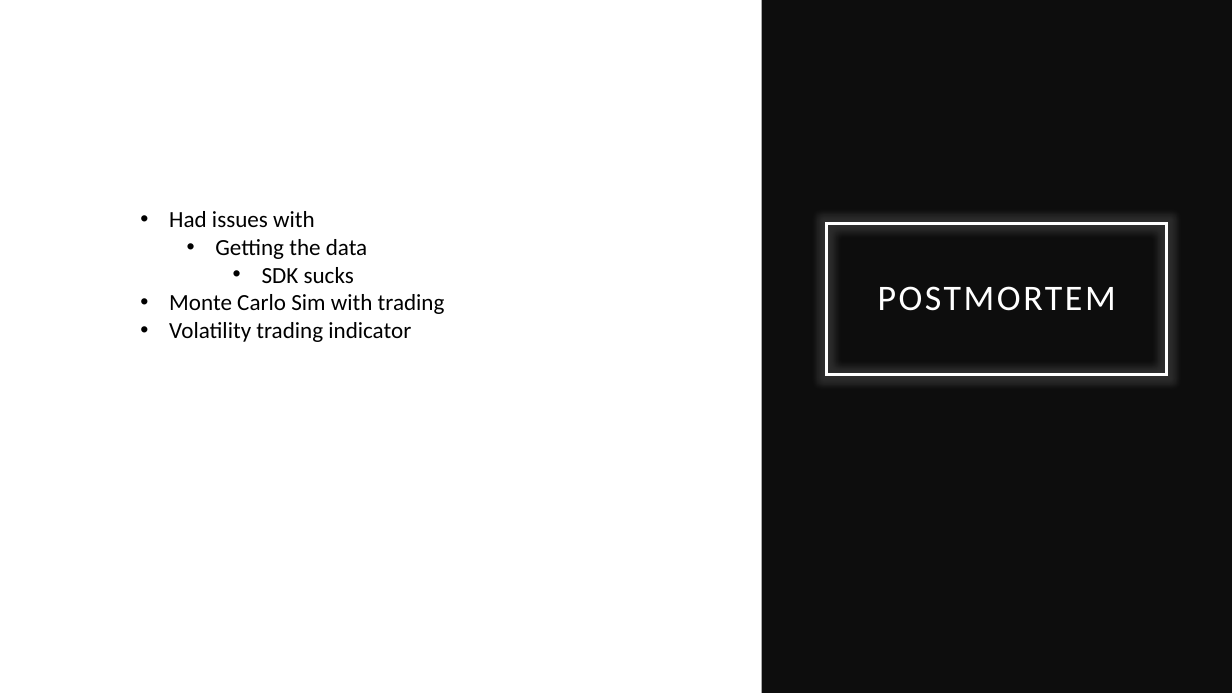
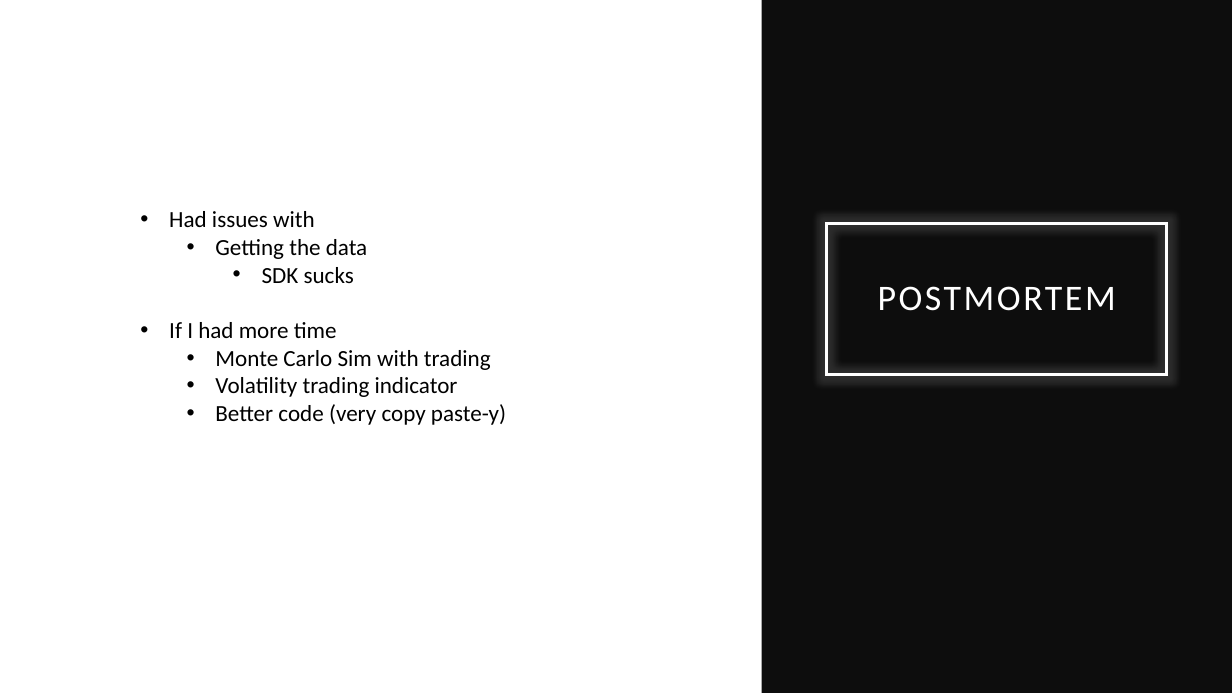
Before and after one commit to ITJedi/UMN_Fin_Project1, a slide deck: slide 7 of Project_1_Bitcoin Trading Strats.pptx. Drawn at 1232x693 pixels with LibreOffice and Linux fonts; fonts in the diff are those of the drawing. Boxes give left, top, right and bottom in pixels: in the first picture for what was removed or moved away, otherwise in the second. Text is boxed around its words. In the diff, an @@ line names an element or a change of style, - is before the commit and + after.

```diff
--- a/Project_1_Bitcoin Trading Strats.pptx
+++ b/Project_1_Bitcoin Trading Strats.pptx
@@ text at bbox=[169, 322, 337, 338]: paragraph added @@
+• If I had more time
@@ text at bbox=[215, 350, 491, 397]: list level 1 to 2 in "Monte Carlo Sim with trading"; list level 1 to 2 in "Volatility trading indicator" @@
@@ text at bbox=[215, 404, 506, 425]: paragraph added @@
+  • Better code (very copy paste-y)
```
Also in this commit, not shown: 4 other files.
